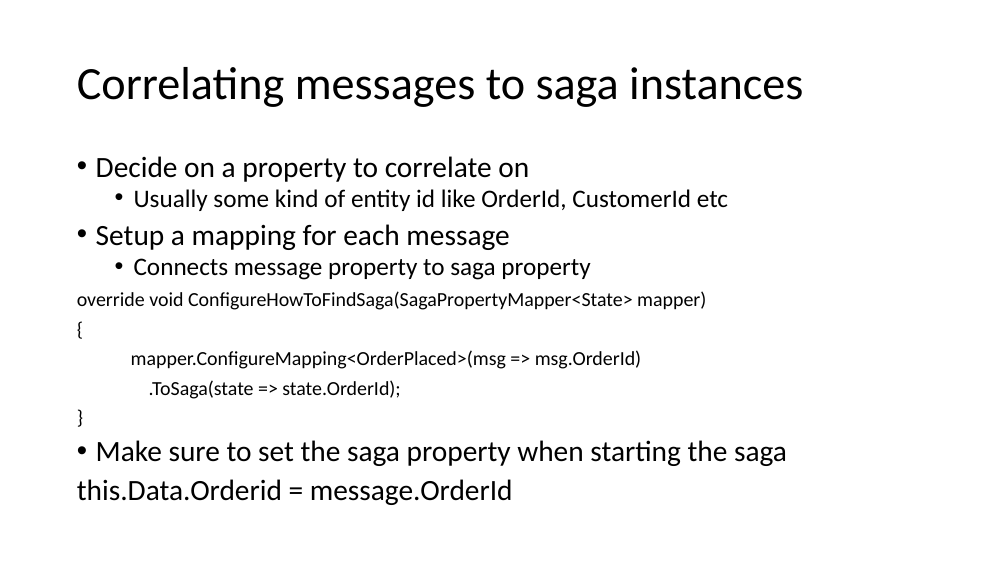
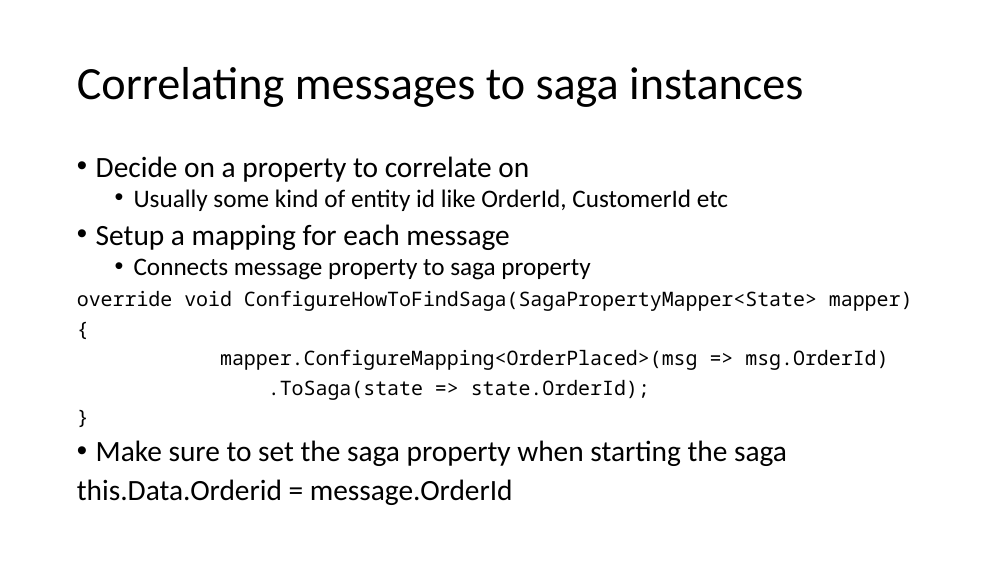
Before and after one commit to Particular/SagaMasterClass, a slide deck: slide 8 of SagaMasterClass.pptx. Drawn at 1008x567 pixels with LibreOffice and Linux fonts; fonts in the diff are those of the drawing. Boxes give left, top, right and bottom in pixels: in the first picture for what was removed or moved away, otherwise in the second. Text is boxed around its words. In the diff, an @@ line names an element or a change of style, - is before the commit and + after.

```diff
--- a/SagaMasterClass.pptx
+++ b/SagaMasterClass.pptx
@@ text at <box>77,290,913,400</box>: font Calibri to Noto Sans Mono in "override void ConfigureHowToFindSaga(SagaPropertyMapper<Stat ...", "{", "mapper.ConfigureMapping<OrderPlaced>(msg => msg.OrderId)", ".ToSaga(state => state.OrderId);" and 1 more places @@
```
Also in this commit, not shown: 6 other slides changed.
